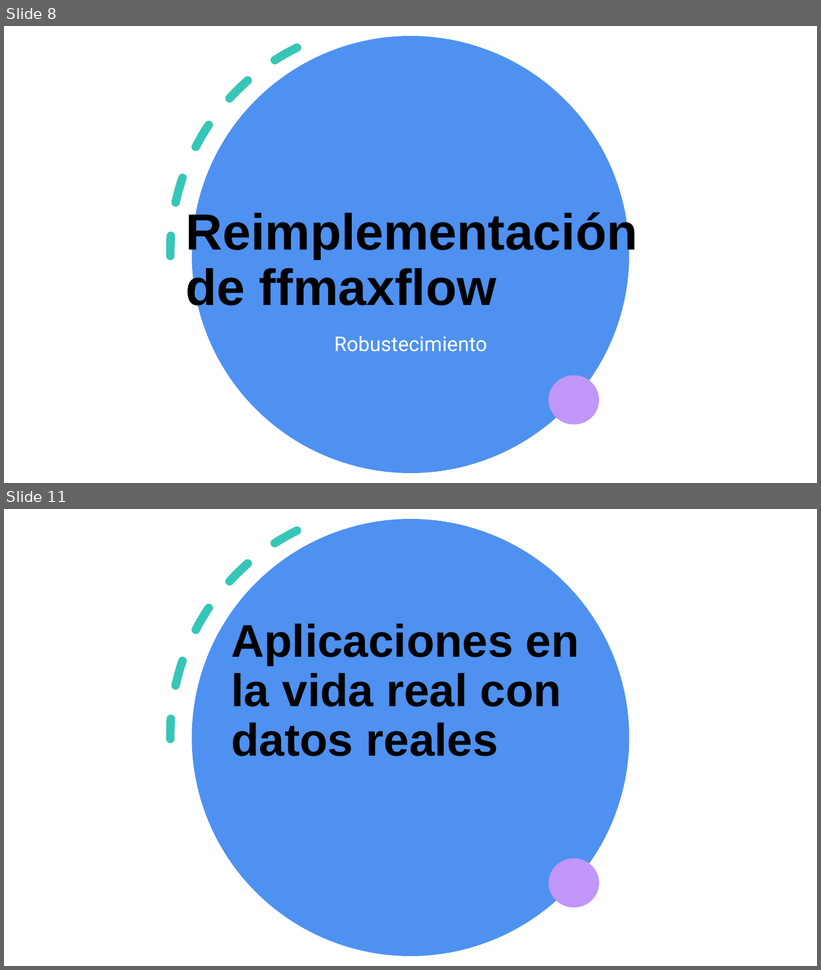
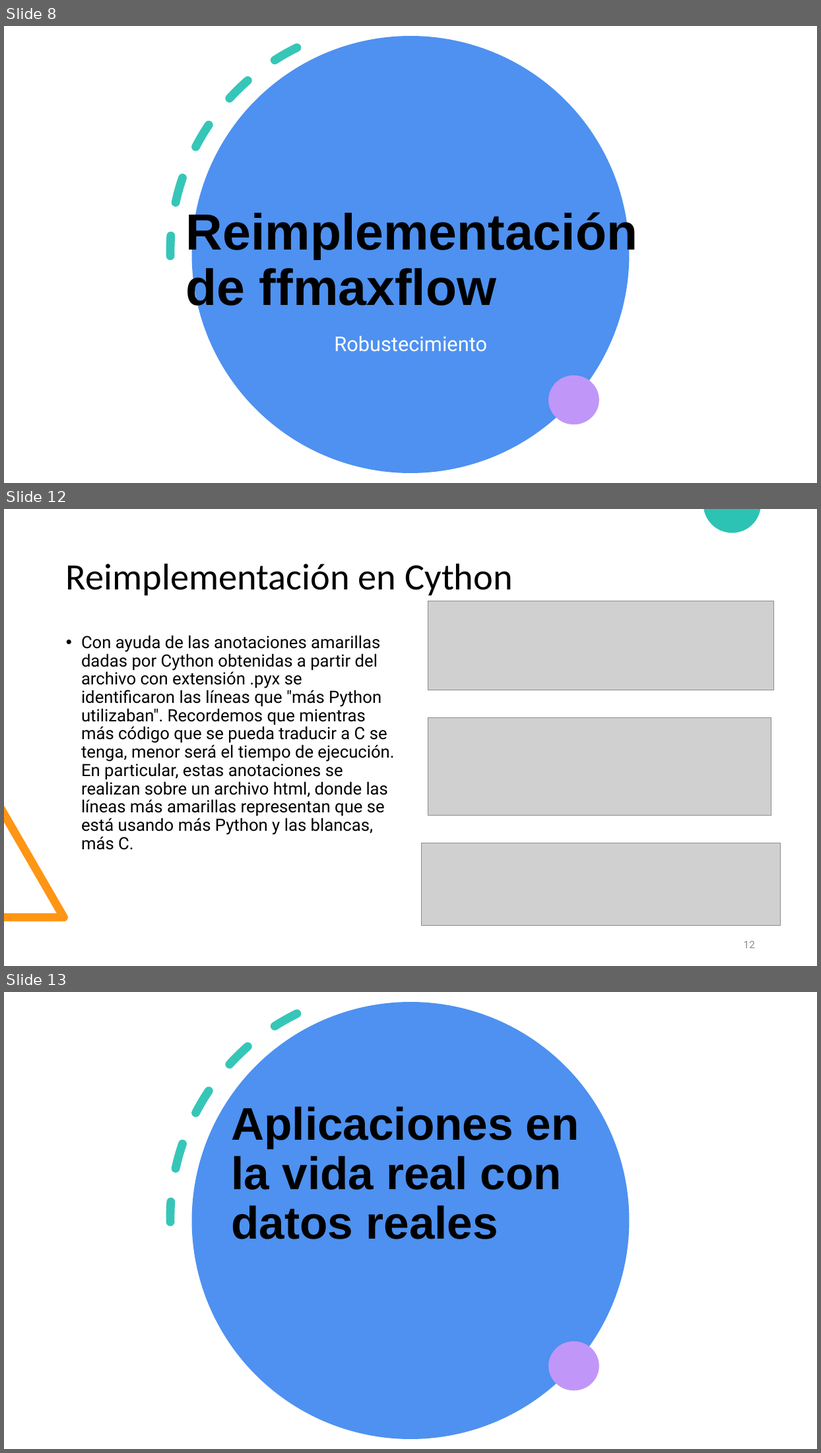
Before and after one commit to diramtz/ProyectoFinal_MaxFlow, a slide deck: documentos/Presentacion_ffmf.pptx. Shown one above the other, each under a label of ours: slides 8 and 11 before the commit, slides 8, 12 and 13 after it; the slides between them are not shown. The pictures are 821x970 and 821x1453 pixels, drawn with LibreOffice and Linux fonts; fonts in the diff are those of the drawing; grey boxes stand for pictures. Boxes give left, top, right and bottom in pixels: in the first picture for what was removed or moved away, otherwise in the second. Text is boxed around its words. In the diff, an @@ line names an element or a change of style, - is before the commit and + after.

Commit message:
Se agregó sección de reimplementación

```diff
--- a/documentos/Presentacion_ffmf.pptx
+++ b/documentos/Presentacion_ffmf.pptx
@@ slide 12 added at <box>4,509,817,966</box>, background #FFFFFF @@
@@ freeform shape added at <box>704,509,761,533</box>, fill #2CC3B4 @@
@@ title added at <box>66,563,513,595</box>, 44 pt, text #000000 @@
+Reimplementación en Cython
@@ picture added at <box>428,601,774,690</box> @@
@@ text added at <box>81,635,394,850</box>, 20 pt, text #000000 @@
+• Con ayuda de las anotaciones amarillas dadas por Cython obtenidas a partir del archivo con extensión .pyx se identificaron las líneas que "más Python utilizaban". Recordemos que mientras más código que se pueda traducir a C se tenga, menor será el tiempo de ejecución. En particular, estas anotaciones se realizan sobre un archivo html, donde las líneas más amarillas representan que se está usando más Python y las blancas, más C.
@@ picture added at <box>428,718,772,815</box> @@
@@ freeform shape added at <box>4,806,68,921</box>, fill #FF9514 @@
@@ picture added at <box>422,843,781,926</box> @@
@@ page number added at <box>744,941,755,949</box>, 12 pt, text #8C8C8C @@
+12
@@ what was slide 11 is now slide 13 @@
```
Also in this commit, not shown: 9 slides changed, 1 other slide added.
